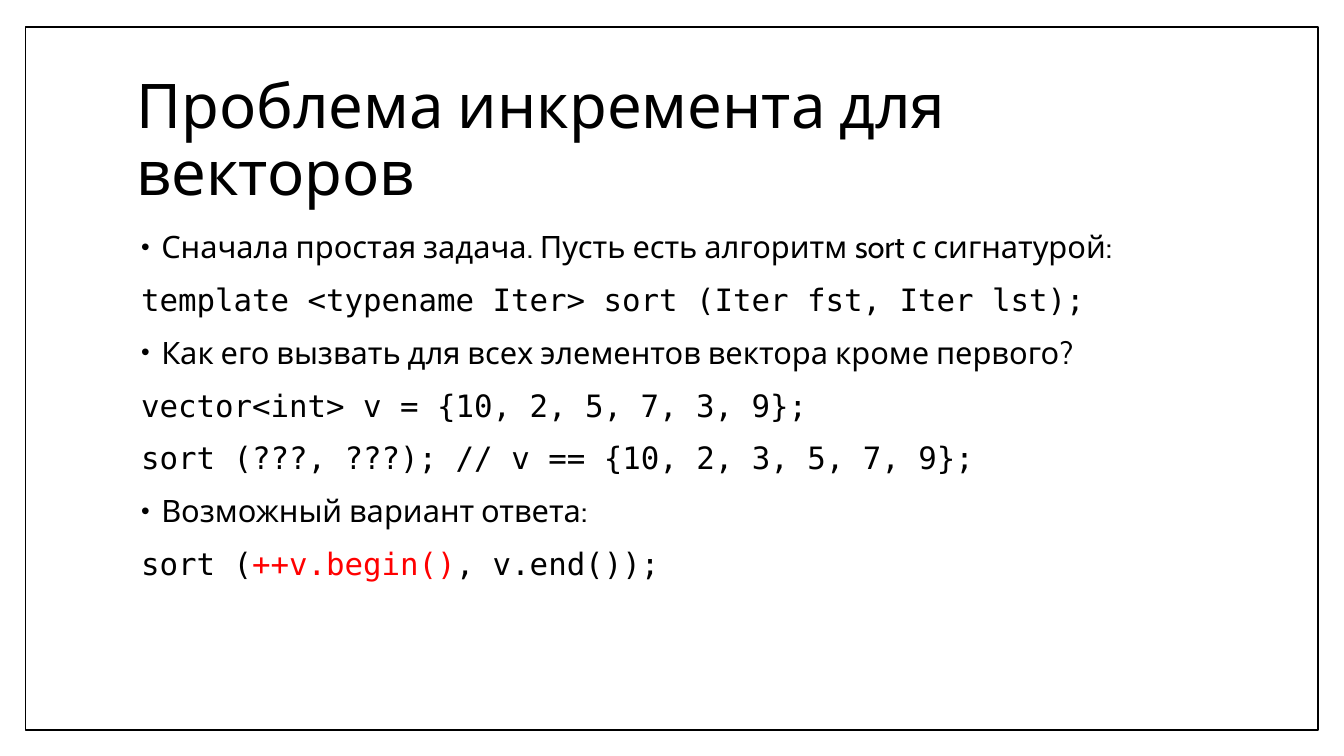
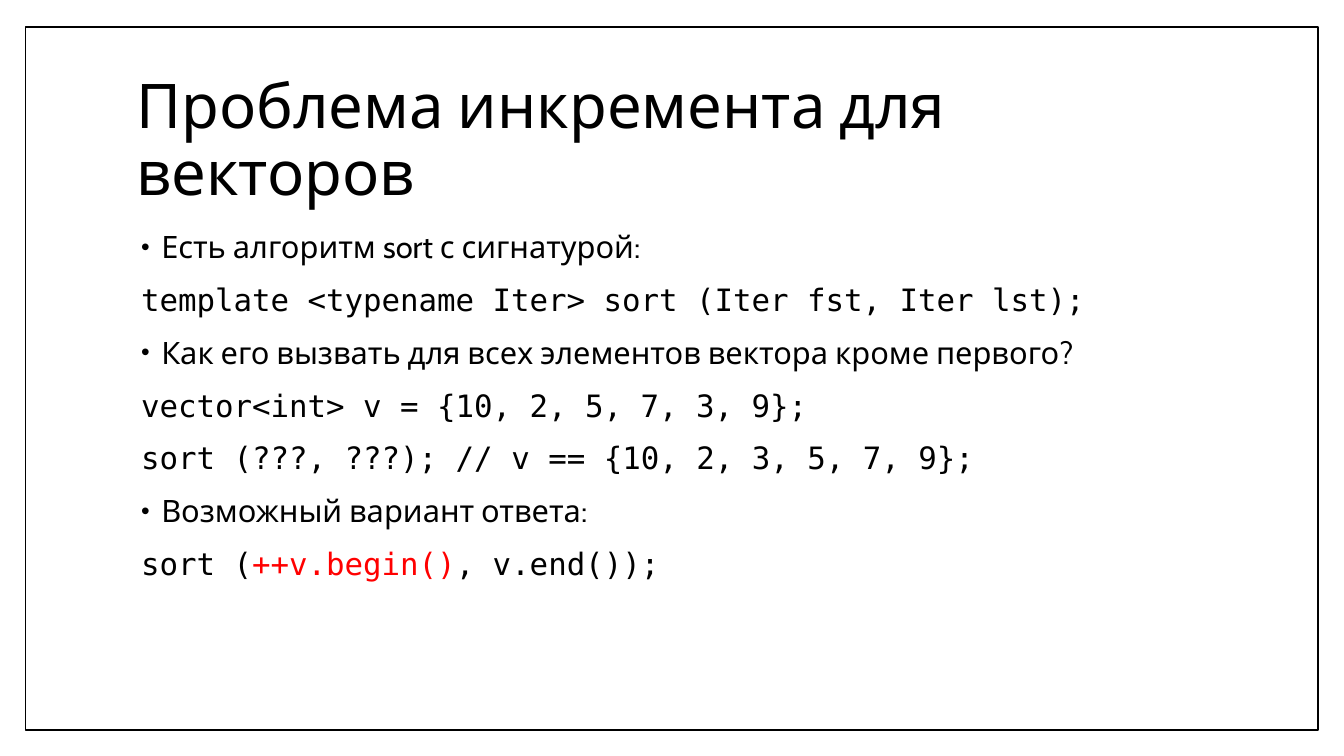
Before and after one commit to MIPT-ILab/cpp-lects-rus, a slide deck: slide 13 of slides/lec2-10-iterators.pptx (slide 22 before the commit). Drawn at 1344x756 pixels with LibreOffice and Linux fonts; fonts in the diff are those of the drawing. Boxes give left, top, right and bottom in pixels: in the first picture for what was removed or moved away, otherwise in the second. Text is boxed around its words. In the diff, an @@ line names an element or a change of style, - is before the commit and + after.

```diff
--- a/slides/lec2-10-iterators.pptx
+++ b/slides/lec2-10-iterators.pptx
@@ text at <box>161,234,634,266</box>: text changed @@
-• Сначала простая задача. Пусть есть алгоритм sort с сигнатурой:
+• Есть алгоритм sort с сигнатурой:
```
Also in this commit, not shown: 17 other slides changed, 33 slides added, 1 slide removed, 28 other files.
